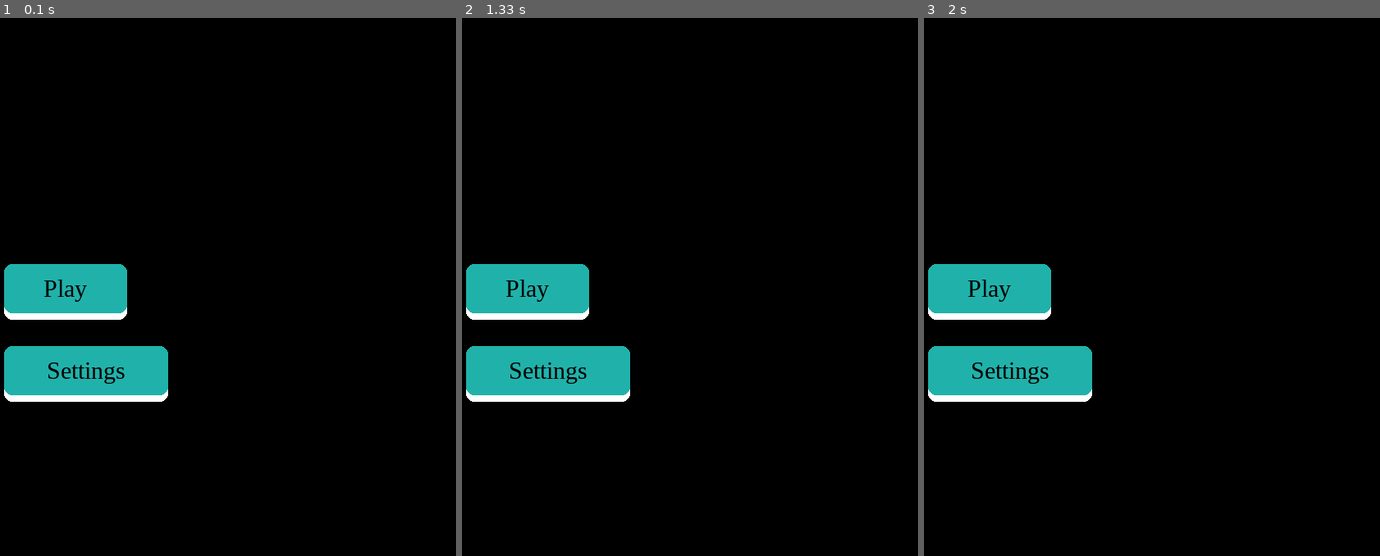
Above: before the commit, frames 1-3 (left to right).
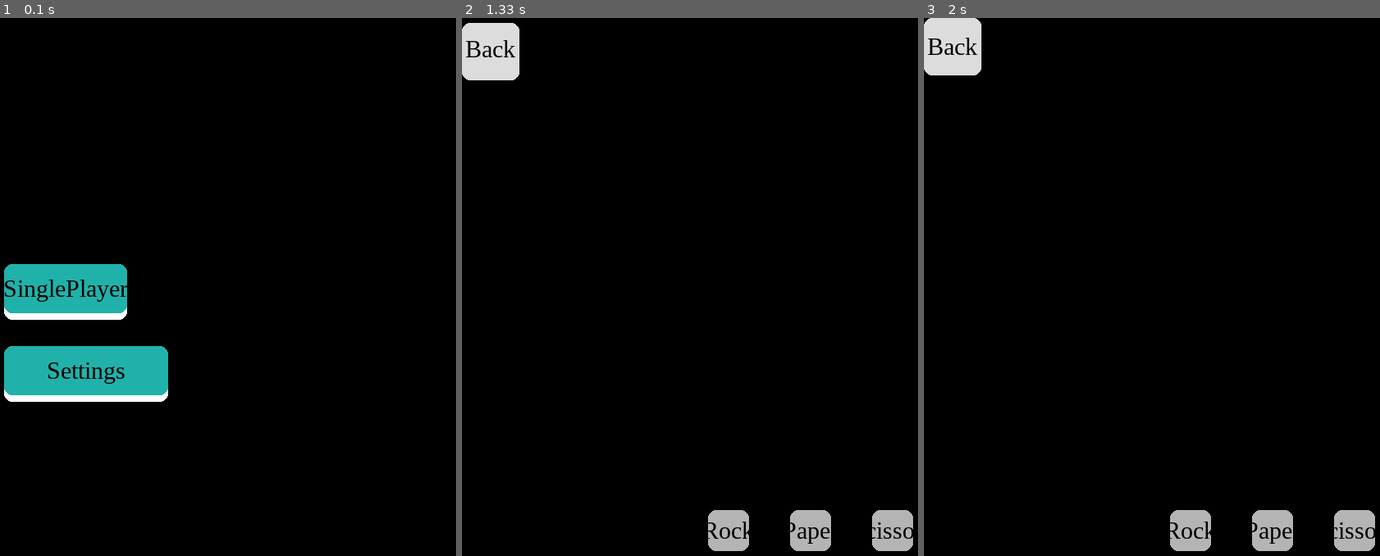
Above: after the commit, the same moments.

Repository: daoduylam2008/RockPaperScissoPygame
Game: pygame game, started from test1.py
Same seed, same stepped clock (60 frames per second), same inputs: the game is played once before the commit and once after it.
Inputs (mouse positions are in pixels of both pictures, inside the frame that each line leads up to):
- Up to frame 1 (0.1 s): no input
- Up to frame 2 (1.33 s): click (525, 287) at 0.38 s, where only the run after the commit has a clickable "SinglePlayer"; click (489, 44) at 1.27 s, where only the run after the commit has a clickable "Back"
- Up to frame 3 (2 s): click (987, 287) at 1.82 s, where only the run after the commit has a clickable "SinglePlayer"

The runs differ from the first frame. In frame 1, 0.4% of the frame differs, in the area x 1-28%, y 48-53%; in frame 2, 9.4%, in the area x 0-99%, y 0-100%; in frame 3, 9.4%.

Commit message:
update menuView (no bug)

Diff:
--- a/test1.py
+++ b/test1.py
@@ -25,21 +25,58 @@
 
 
 class MenuView:
-    def __init__(self, surface):
-        pass
+    def __init__(self, surface,width,height):
+        self.width = width
+        self.height = height
+
+        self.button_singleplay = uix.Button(surface, (self.width//160,300, 150, 60),text = 'SinglePlayer',color= (32,178,170),bottom_rect_color=(255,255,255))
+        self.button_setting = uix.Button(surface,(self.width//160,400,200,60),text = 'Settings',color= (32,178,170),bottom_rect_color=(255,255,255))
+
+        self.groupWidget = uix.GroupWidget()
+        self.groupWidget.widgets.append(self.button_singleplay)
+        self.groupWidget.widgets.append(self.button_setting)
+    def create_widgets(self):
+        self.groupWidget.create_widget()
+
+    def update(self,events):
+        self.groupWidget.update(events)
 
 
 class SinglePlayerView:
-    def __init__(self):
-        pass
+    def __init__(self,surface,width,height):
+        self.width = width
+        self.height = height
 
+        self.button_rock = uix.Button(surface,(300,600,50,50),'Rock',(180,180,180),(120,120,120))
+        self.button_paper = uix.Button(surface,(400,600,50,50),'Paper',(180,180,180),(120,120,120))
+        self.button_scissors = uix.Button(surface,(500,600,50,50),'Scissors',(180,180,180),(120,120,120))
+        self.button_back = uix.Button(surface,(0,0,70,70),'Back',(220,220,220),(95,95,95))
+
+
+        self.groupWidget_single = uix.GroupWidget()
+        self.groupWidget_single.widgets.append(self.button_rock)
+        self.groupWidget_single.widgets.append(self.button_paper)
+        self.groupWidget_single.widgets.append(self.button_scissors)
+        self.groupWidget_single.widgets.append(self.button_back)
+
+    def create_widgets(self):
+        self.groupWidget_single.create_widget()
+
+    def update(self,events):
+        self.groupWidget_single.update(events)
 
 class MultiPlayerView:
     def __init__(self):
         pass
 
-
-class RockPaperScissor:
+class Settings:
+    def __init__(self,width,height):
+        pass
+    def create_widgets(self):
+        pass
+    def update(self,events):
+        pass
+class RockPaperScissor(MenuView):
     def __init__(self):
         self.width = 900
         self.height = 700
@@ -49,7 +86,7 @@
 
         self.layer = {
             'Main Menu': True,
-            'Play Menu': True,
+            'SinglePlay Menu': False,
             'Settings Menu': False,
             'Back': True
         }
@@ -62,31 +99,15 @@
         # Use this code to add widget: self.groupWidgets.widgets.append(<widget>)
 
         #GroupWidget
-        self.groupWidget = uix.GroupWidget()
         self.groupWidget_single = uix.GroupWidget()
         # Initialize any view on screen here
-        self.button_play = uix.Button(self.screen, (self.width//160,300, 150, 60),text = 'Play',color= (32,178,170),bottom_rect_color=(255,255,255))
-        self.button_setting = uix.Button(self.screen,(self.width//160,400,200,60),text = 'Settings',color= (32,178,170),bottom_rect_color=(255,255,255))
-
-        #Single Button
-        self.button_rock = uix.Button(self.screen,(300,400,50,50),'Rock',(180,180,180),(120,120,120))
-        self.button_paper = uix.Button(self.screen,(400,400,50,50),'Paper',(180,180,180),(120,120,120))
-        self.button_scissors = uix.Button(self.screen,(500,400,50,50),'Scissors',(180,180,180),(120,120,120))
 
 
-        #Back Button
-        self.button_back = uix.Button(self.screen,(0,0,70,70),'Back',(220,220,220),(95,95,95))
+        self.menuView = MenuView(self.screen,self.width,self.height)
+        self.menuView.button_singleplay.on_press_action = self.single_play
 
-
-        #Widgets for button rock paper scissors
-        self.groupWidget_single.widgets.append(self.button_rock)
-        self.groupWidget_single.widgets.append(self.button_paper)
-        self.groupWidget_single.widgets.append(self.button_scissors)
-        self.groupWidget_single.widgets.append(self.button_back)
-
-        #Widgets for button play settings
-        self.groupWidget.widgets.append(self.button_play)
-        self.groupWidget.widgets.append(self.button_setting)
+        self.singlePlayerView = SinglePlayerView(self.screen,self.width,self.height)
+        self.singlePlayerView.button_back.on_press_action = self.back
 
 
     def run(self):
@@ -111,17 +132,12 @@
 
 
 
-
-            if self.layer['Main Menu']:
-                self.groupWidget.update(events)
-                self.groupWidget.create_widget()
-
-
-
-
-
-
-
+            if self.layer['SinglePlay Menu']:
+                self.singlePlayerView.create_widgets()
+                self.singlePlayerView.update(events)
+            elif self.layer['Main Menu']:
+                self.menuView.create_widgets()
+                self.menuView.update(events)
 
 
 
@@ -135,6 +151,12 @@
 
             pygame.display.flip()
             pygame.display.update()
+    def single_play(self):
+        self.layer['SinglePlay Menu'] =  True
+    def back(self):
+        self.layer['SinglePlay Menu'] = False
+    def multiplayer_play(self):
+        pass
 
     def close(self):
         pygame.quit()
--- a/uix/__init__.py
+++ b/uix/__init__.py
@@ -1,6 +1,7 @@
 import pygame as _pygame
 import pygame.image
 from pygame.sprite import Sprite as _Sprite
+import os
 
 _pygame.init()
 
@@ -283,22 +284,20 @@
         self._resizable = False
         self.path = path
 
-        self.image = _pygame.image.load(self.path)
+        self.image = _pygame.image.load(self.path).convert_alpha()
 
         self.action = None
 
     def create(self):
         self.surface.blit(self.image, self.rect)
 
-    def resizable(self):
-        self._resizable = False
-
-    def convertAlpha(self):
-        self.image.convert_alpha()
+    #def resizable(self):
+        #self._resizable = False
+
 
     def scaleToFill(self, view="surface"):
         if view == "surface" and self._resizable:
-            self.image = _pygame.transform.scale(self.image, (self.surface.get_widhth(), self.surface.get_height()))
+            self.image = _pygame.transform.scale(self.image, (self.surface.get_width(), self.surface.get_height()))
         elif view == "view" and self._resizable:
             pass
 
